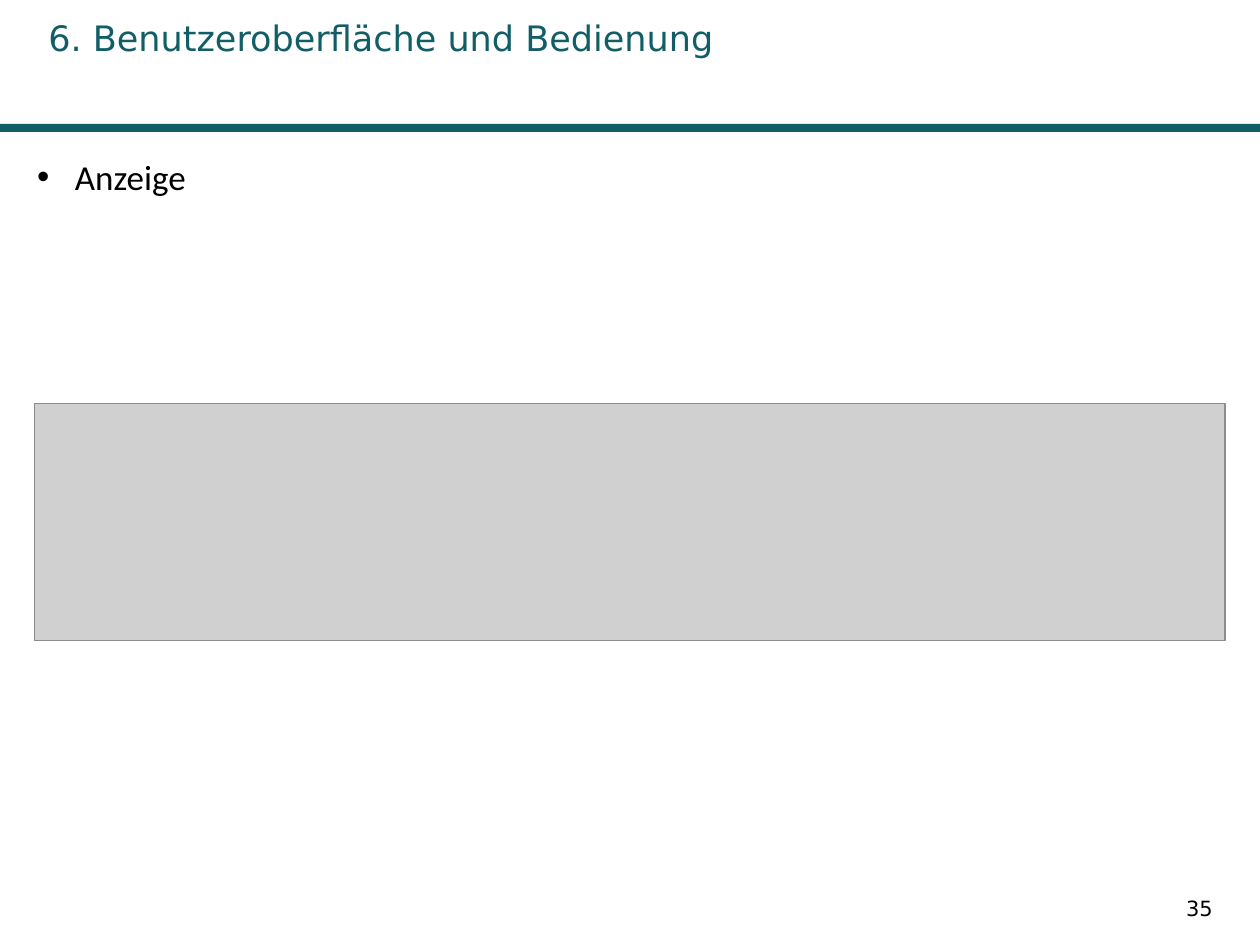
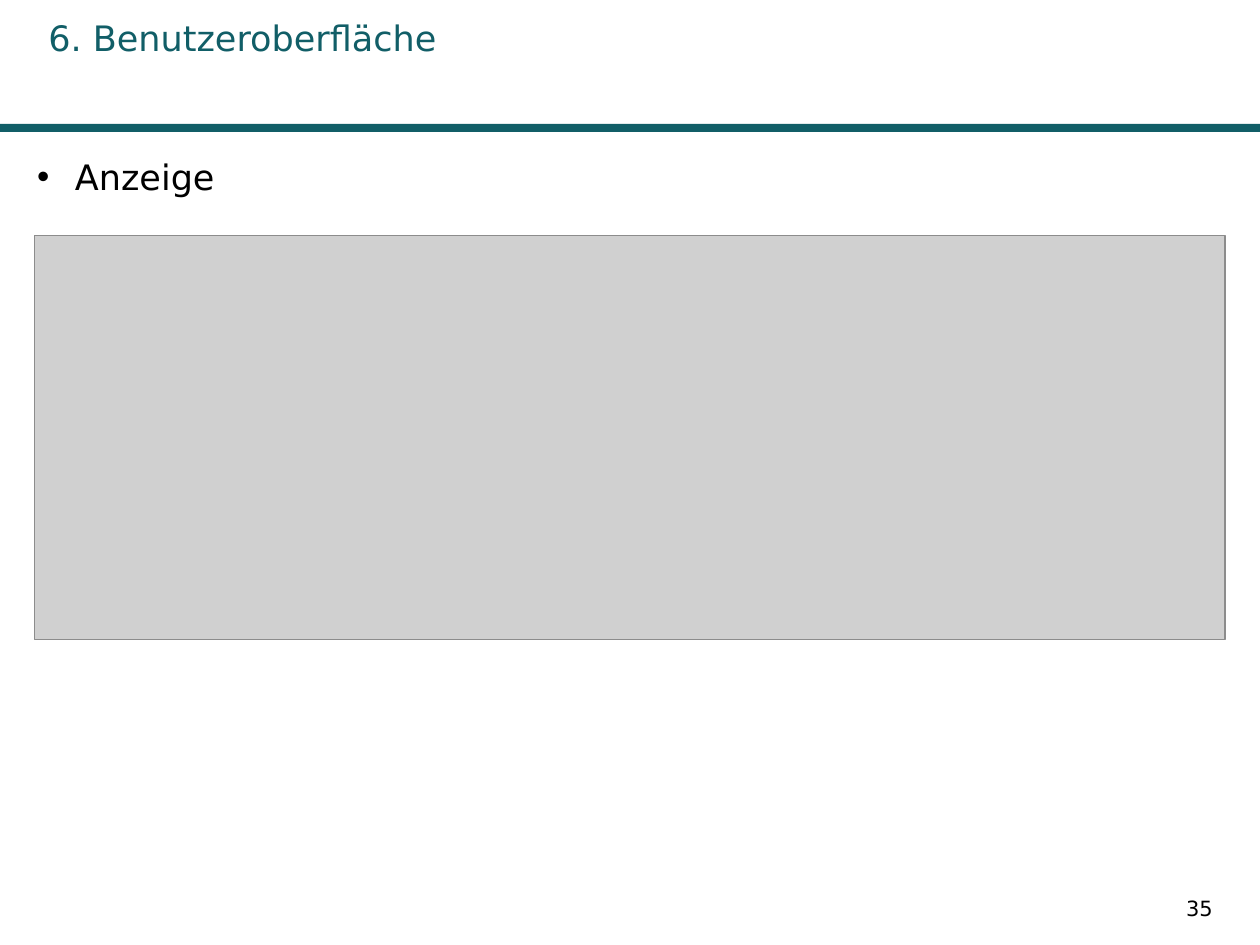
Before and after one commit to AnnikaK/SuchTool, a slide deck: slide 35 of Praesentation/Praesi.pptx. Drawn at 1260x945 pixels with LibreOffice and Linux fonts; fonts in the diff are those of the drawing; grey boxes stand for pictures; background and template pictures are left out. Boxes give left, top, right and bottom in pixels: in the first picture for what was removed or moved away, otherwise in the second. Text is boxed around its words. In the diff, an @@ line names an element or a change of style, - is before the commit and + after.

```diff
--- a/Praesentation/Praesi.pptx
+++ b/Praesentation/Praesi.pptx
@@ title at [48, 24, 437, 52]: text changed @@
-6. Benutzeroberfläche und Bedienung
+6. Benutzeroberfläche
@@ text "Anzeige" at [75, 163, 215, 198]: font Calibri to DejaVu Sans @@
@@ picture: place and size @@
-picture at [34, 403, 1225, 641]
+picture at [35, 236, 1226, 640]
```
Also in this commit, not shown: 31 other slides changed, 2 slides added, 3 slides removed, 12 other files.
